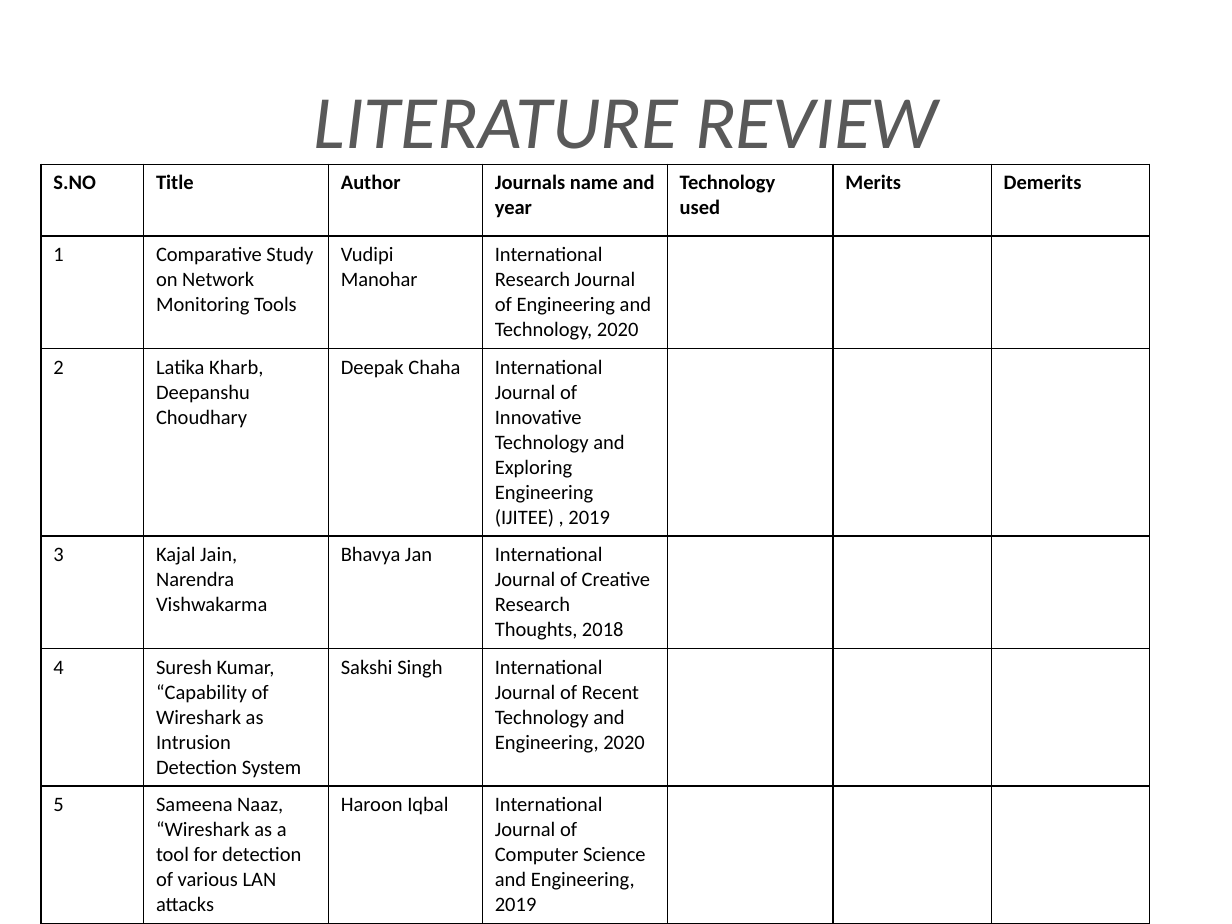
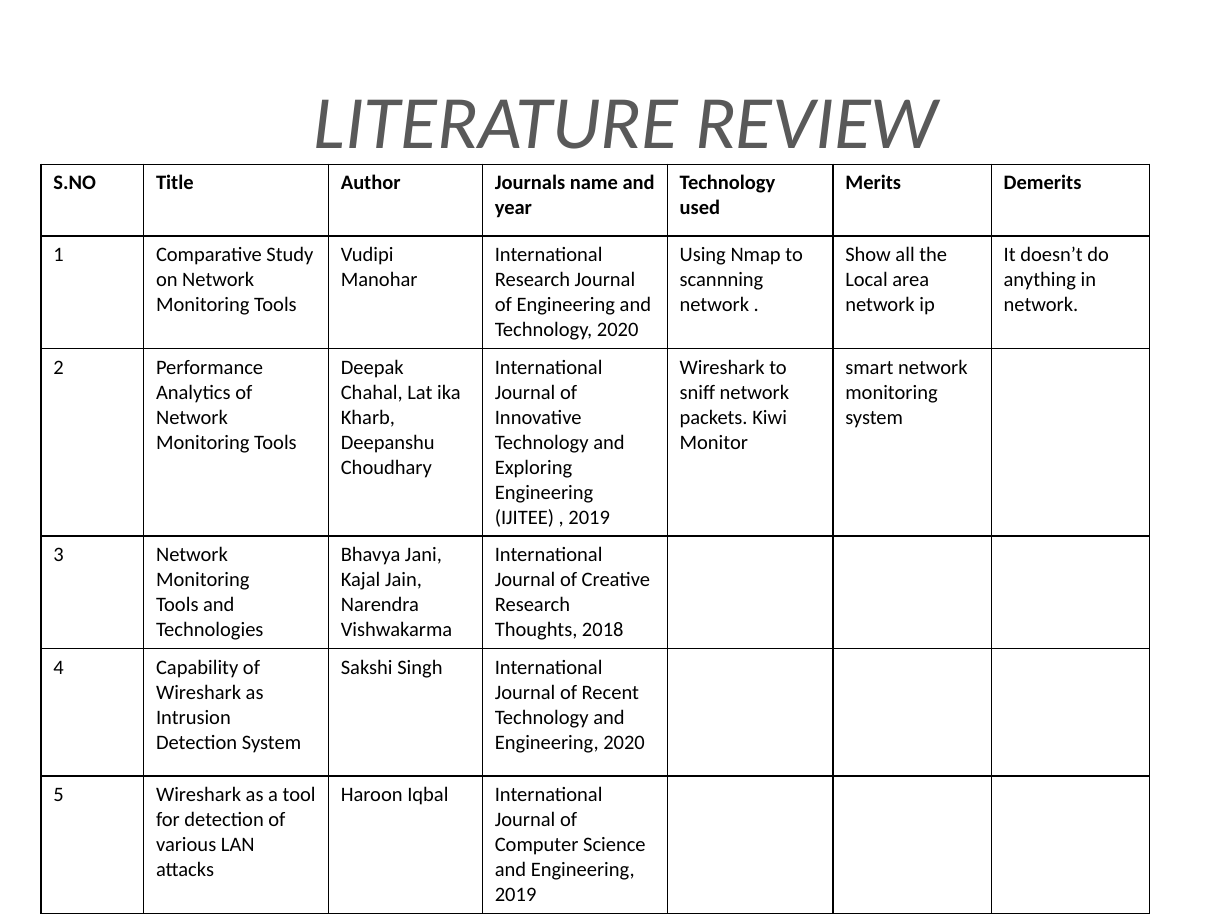
Before and after one commit to Musthafa2001/project-ppt, a slide deck: slide 6 of ARP SNIFFER IN OPEN WIFI.pptx. Drawn at 1232x924 pixels with LibreOffice and Linux fonts; fonts in the diff are those of the drawing. Boxes give left, top, right and bottom in pixels: in the first picture for what was removed or moved away, otherwise in the second. Text is boxed around its words. In the diff, an @@ line names an element or a change of style, - is before the commit and + after.

```diff
--- a/ARP SNIFFER IN OPEN WIFI.pptx
+++ b/ARP SNIFFER IN OPEN WIFI.pptx
@@ table at [41,164,1151,906] @@
-row 2: 1 | Comparative Study on Network Monitoring Tools | Vudipi Manohar | International Research Journal of Engineering and Technology, 2020 |  |  | 
+row 2: 1 | Comparative Study on Network Monitoring Tools | Vudipi Manohar | International Research Journal of Engineering and Technology, 2020 | Using Nmap to scannning network . | Show all the Local area network ip | It doesn’t do anything in network.
-row 3: 2 | Latika Kharb, Deepanshu Choudhary | Deepak Chaha | International Journal of Innovative Technology and Exploring Engineering (IJITEE) , 2019 |  |  | 
+row 3: 2 | Performance / Analytics of Network Monitoring Tools | Deepak Chahal, Lat ika Kharb, Deepanshu Choudhary | International Journal of Innovative Technology and Exploring Engineering (IJITEE) , 2019 | Wireshark to sniff network packets. Kiwi Monitor | smart network monitoring system | 
-row 4, column 2: Kajal Jain, Narendra Vishwakarma
+row 4, column 2: Network Monitoring / Tools and Technologies
-row 4, column 3: Bhavya Jan
+row 4, column 3: Bhavya Jani, Kajal Jain, Narendra Vishwakarma
-row 5, column 2: Suresh Kumar, “Capability of Wireshark as Intrusion Detection System
+row 5, column 2: Capability of Wireshark as Intrusion Detection System
-row 6, column 2: Sameena Naaz, “Wireshark as a tool for detection of various LAN attacks
+row 6, column 2: Wireshark as a tool for detection of various LAN attacks
```
